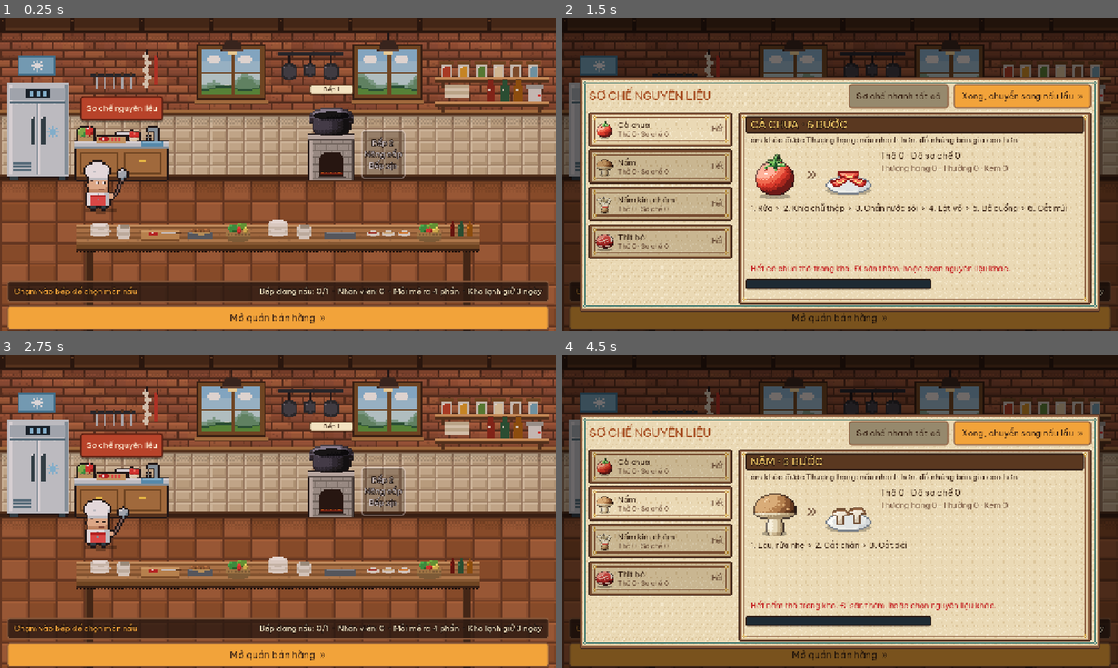
Above: before the commit, frames 1-4 (two rows, left to right).
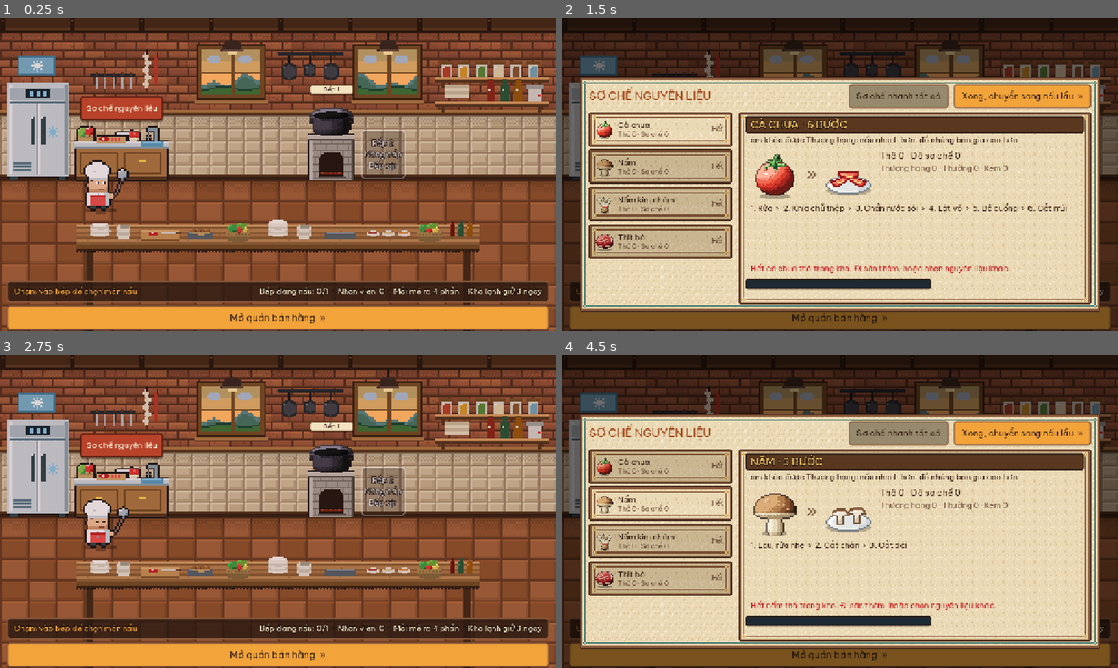
Above: after the commit, the same moments.

Repository: Znoywho/HotPot_SUNSUT
Game: Godot game, scene res://scenes/cook/cook_phase.tscn
Two runs of this game, one before a commit and one after it. Both use one fixed random seed, a clock stepped at 60 frames per second and the inputs below. This scene is started directly instead of the project's main scene.
Inputs (mouse positions are in pixels of both pictures, inside the frame that each line leads up to):
- Up to frame 1 (0.25 s): no input
- Up to frame 2 (1.5 s): click "Sơ chế nguyên liệu" at 0.5 s; click "Mở quán bán hàng »" at 1.25 s
- Up to frame 3 (2.75 s): click "Xong, chuyển sang nấu lẩu »" at 2 s
- Up to frame 4 (4.5 s): click "Sơ chế nguyên liệu" at 2.75 s; click (662, 467) at 3.52 s; click (662, 505) at 4.27 s

The runs differ from the first frame. In frame 1, 2.6% of the frame differs, in the area x 36-75%, y 10-25%; in frame 2, 1.6%; in frame 3, 2.6%; in frame 4, 1.6%.

Commit message:
[Cần Tuấn xem] Cửa sổ bếp đổi màu theo giờ, nhân viên chém ninja khi nấu và sơ chế

Diff:
--- a/scenes/cook/cook_phase.gd
+++ b/scenes/cook/cook_phase.gd
@@ -147,6 +147,9 @@
 	_stage.add_child(light)
 	light.add_lamp(Vector2(534, 100), 230.0, 1.0, 1.25)
 	light.add_lamp(Vector2(894, 100), 230.0, 1.0, 1.25)
+	var windows := WindowSky.new()
+	_stage.add_child(windows)
+	windows.setup(light)
 	# Thẻ trạng thái bếp nằm trên nhân vật để không bị che.
 	var chips := Control.new()
 	chips.mouse_filter = MOUSE_FILTER_IGNORE
@@ -448,7 +451,10 @@
 func _send_to_stove(actor: KitchenActor, slot: StoveSlot) -> void:
 	var x := slot.position.x + STOVE_W * 0.5 - 44.0
 	var t := actor.walk_to(x)
-	t.tween_callback(func(): actor.face(true); actor.work(0.8, "stir"))
+	t.tween_callback(func():
+		actor.face(true)
+		actor.ninja_slash(0.8, slot.global_position + Vector2(STOVE_W * 0.5, 40.0))
+		_sfx("slice", -10.0))
 	t.tween_interval(0.9)
 	t.tween_callback(func():
 		if _prep_panel != null and actor == _chef:
@@ -517,7 +523,8 @@
 			continue
 		if GameState.prep_items(id, 1, Database.prep_config.quick_quality) > 0:
 			var a := _prep_staff[i]
-			a.work(0.6, "chop")
+			a.ninja_slash(0.6)
+			_sfx("slice", -14.0)
 			a.say("+1 " + GameState.item_display_name(id), Color("c8e6c9"))
 
 
--- /dev/null
+++ b/scenes/cook/window_sky.gd
@@ -0,0 +1,101 @@
+class_name WindowSky
+extends Control
+## Cửa sổ bếp đổi màu theo giờ: bình minh, ban ngày, hoàng hôn, đêm có sao.
+## Vẽ đè lên nền bếp (nằm trên lớp DayLight để giữ màu trời đúng ý), lấy giờ từ DayLight.
+## Lớp ảnh tạo bằng tools/make_window_layers.py.
+
+const SKY_TEXTURE := preload("res://assets/sprites/kitchen/kitchen_window_sky.png")
+const LAND_TEXTURE := preload("res://assets/sprites/kitchen/kitchen_window_land.png")
+const STAGE_SIZE := Vector2(1280, 720)
+const ART_PIXEL := 4.0 ## 1 điểm ảnh nền = 4 px màn hình.
+const DAY_SKY := Color("c2dcdc") ## Trời ban ngày đúng như nền bếp gốc.
+const SKY_KEYS := [
+	[5.0, HudSunDial.SKY_NIGHT],
+	[6.0, HudSunDial.SKY_DAWN],
+	[8.0, DAY_SKY],
+	[16.0, DAY_SKY],
+	[17.5, HudSunDial.SKY_GOLD],
+	[18.5, HudSunDial.SKY_DUSK],
+	[20.0, HudSunDial.SKY_NIGHT],
+	[24.0, HudSunDial.SKY_NIGHT],
+] ## Giờ -> màu trời.
+const LAND_KEYS := [
+	[5.0, Color(0.32, 0.36, 0.55)],
+	[7.0, Color.WHITE],
+	[16.5, Color.WHITE],
+	[18.5, Color(0.85, 0.62, 0.55)],
+	[20.0, Color(0.32, 0.36, 0.55)],
+	[24.0, Color(0.32, 0.36, 0.55)],
+] ## Giờ -> màu nhân lên mây và đồi.
+const STAR_START_HOUR := 18.5
+const STAR_FULL_HOUR := 20.0
+## Vị trí sao theo điểm ảnh nền, nằm trong phần trời của 2 cửa sổ.
+const STARS := [
+	Vector2(119, 19), Vector2(127, 26), Vector2(137, 21), Vector2(146, 28), Vector2(122, 33),
+	Vector2(209, 20), Vector2(216, 28), Vector2(226, 26), Vector2(234, 20), Vector2(238, 30),
+]
+
+var _light: DayLight
+var _sky: TextureRect
+var _land: TextureRect
+var _star_alpha := 0.0
+
+
+## Gắn cửa sổ vào nguồn giờ và dựng 2 lớp ảnh phủ đúng nền bếp.
+func setup(light: DayLight) -> void:
+	_light = light
+	size = STAGE_SIZE
+	mouse_filter = MOUSE_FILTER_IGNORE
+	_sky = _make_layer(SKY_TEXTURE)
+	_land = _make_layer(LAND_TEXTURE)
+
+
+func _process(_delta: float) -> void:
+	apply_hour(_light.hour())
+
+
+## Đổi màu trời, cảnh và độ sáng của sao theo giờ.
+func apply_hour(hour: float) -> void:
+	_sky.modulate = color_at(SKY_KEYS, hour)
+	_land.modulate = color_at(LAND_KEYS, hour)
+	var alpha := star_alpha_at(hour)
+	if not is_equal_approx(alpha, _star_alpha):
+		_star_alpha = alpha
+		queue_redraw()
+
+
+## Nội suy tuyến tính giữa hai mốc giờ: c = a + (b - a) × (h - h_a) / (h_b - h_a).
+static func color_at(keys: Array, hour: float) -> Color:
+	for i in range(keys.size() - 1):
+		var from_key: Array = keys[i]
+		var to_key: Array = keys[i + 1]
+		if hour <= float(to_key[0]):
+			var t := clampf((hour - float(from_key[0])) / (float(to_key[0]) - float(from_key[0])), 0.0, 1.0)
+			return (from_key[1] as Color).lerp(to_key[1] as Color, t)
+	return keys[keys.size() - 1][1] as Color
+
+
+## Độ sáng của sao: alpha = (h - giờ bắt đầu) / (giờ sáng hẳn - giờ bắt đầu), giới hạn trong 0..1.
+static func star_alpha_at(hour: float) -> float:
+	return clampf((hour - STAR_START_HOUR) / (STAR_FULL_HOUR - STAR_START_HOUR), 0.0, 1.0)
+
+
+func _draw() -> void:
+	if _star_alpha <= 0.0:
+		return
+	for star in STARS:
+		draw_rect(Rect2(star * ART_PIXEL, Vector2.ONE * ART_PIXEL), Color(1, 1, 0.85, _star_alpha))
+
+
+## Tạo một lớp ảnh phủ toàn bộ nền bếp, phóng to giữ nét pixel.
+func _make_layer(texture_value: Texture2D) -> TextureRect:
+	var layer := TextureRect.new()
+	layer.texture = texture_value
+	layer.texture_filter = CanvasItem.TEXTURE_FILTER_NEAREST
+	layer.expand_mode = TextureRect.EXPAND_IGNORE_SIZE
+	layer.stretch_mode = TextureRect.STRETCH_SCALE
+	layer.size = STAGE_SIZE
+	layer.mouse_filter = MOUSE_FILTER_IGNORE
+	layer.show_behind_parent = true
+	add_child(layer)
+	return layer
Binary file added: assets/sprites/kitchen/kitchen_window_land.png
Not shown, added: assets/sprites/kitchen/kitchen_window_land.png.import
Binary file added: assets/sprites/kitchen/kitchen_window_sky.png
Not shown, added: assets/sprites/kitchen/kitchen_window_sky.png.import
Not shown, added: scenes/cook/window_sky.gd.uid
